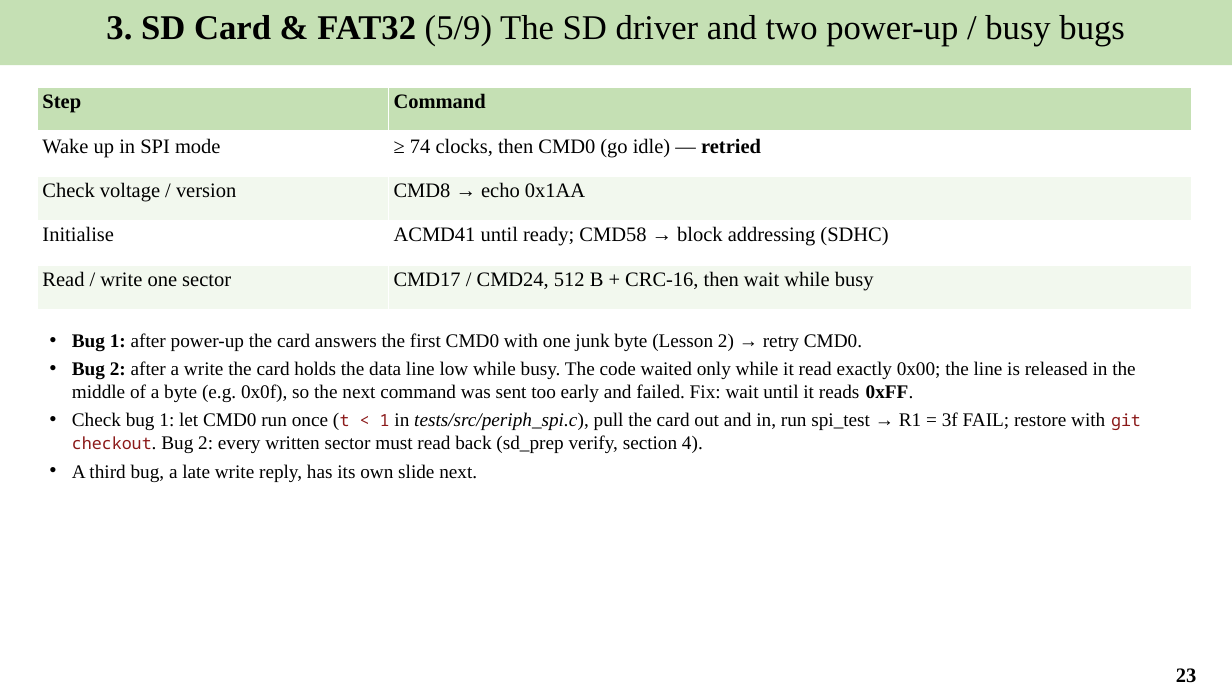
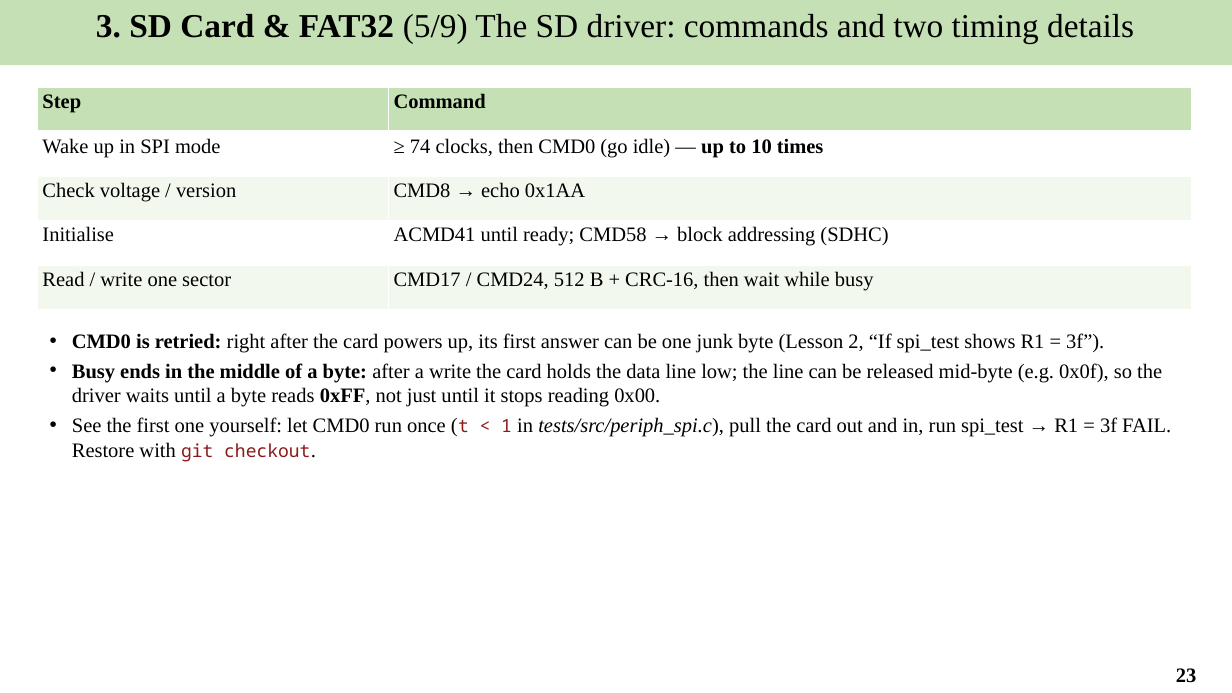
Before and after one commit to Khaiduy/chipyard-edhoc, a slide deck: slide 23 of fpga/sw/export/docs/slides/05_Secure_file_transfer_and_results.pptx. Drawn at 1232x693 pixels with LibreOffice and Linux fonts; fonts in the diff are those of the drawing. Boxes give left, top, right and bottom in pixels: in the first picture for what was removed or moved away, otherwise in the second. Text is boxed around its words. In the diff, an @@ line names an element or a change of style, - is before the commit and + after.

```diff
--- a/fpga/sw/export/docs/slides/05_Secure_file_transfer_and_results.pptx
+++ b/fpga/sw/export/docs/slides/05_Secure_file_transfer_and_results.pptx
@@ text in rectangle at [96,14,1134,44]: text changed; size 27 to 26 pt @@
-3. SD Card & FAT32 (5/9) The SD driver and two power-up / busy bugs
+3. SD Card & FAT32 (5/9) The SD driver: commands and two timing details
@@ table at [37,88,1192,310] @@
-row 2, column 2: ≥ 74 clocks, then CMD0 (go idle) — retried
+row 2, column 2: ≥ 74 clocks, then CMD0 (go idle) — up to 10 times
@@ text at [72,333,1171,462]: text changed; size 15 to 16 pt @@
-• Bug 1: after power-up the card answers the first CMD0 with one junk byte (Lesson 2) → retry CMD0.
-• Bug 2: after a write the card holds the data line low while busy. The code waited only while it read exactly 0x00; the line is released in the middle of a byte (e.g. 0x0f), so the next command was sent too early and failed. Fix: wait until it reads 0xFF.
-• Check bug 1: let CMD0 run once (t < 1 in tests/src/periph_spi.c), pull the card out and in, run spi_test → R1 = 3f FAIL; restore with git checkout. Bug 2: every written sector must read back (sd_prep verify, section 4).
-• A third bug, a late write reply, has its own slide next.
+• CMD0 is retried: right after the card powers up, its first answer can be one junk byte (Lesson 2, “If spi_test shows R1 = 3f”).
+• Busy ends in the middle of a byte: after a write the card holds the data line low; the line can be released mid-byte (e.g. 0x0f), so the driver waits until a byte reads 0xFF, not just until it stops reading 0x00.
+• See the first one yourself: let CMD0 run once (t < 1 in tests/src/periph_spi.c), pull the card out and in, run spi_test → R1 = 3f FAIL. Restore with git checkout.
```
Also in this commit, not shown: 23 other slides changed, 4 slides added, 7 slides removed, 13 other files.
